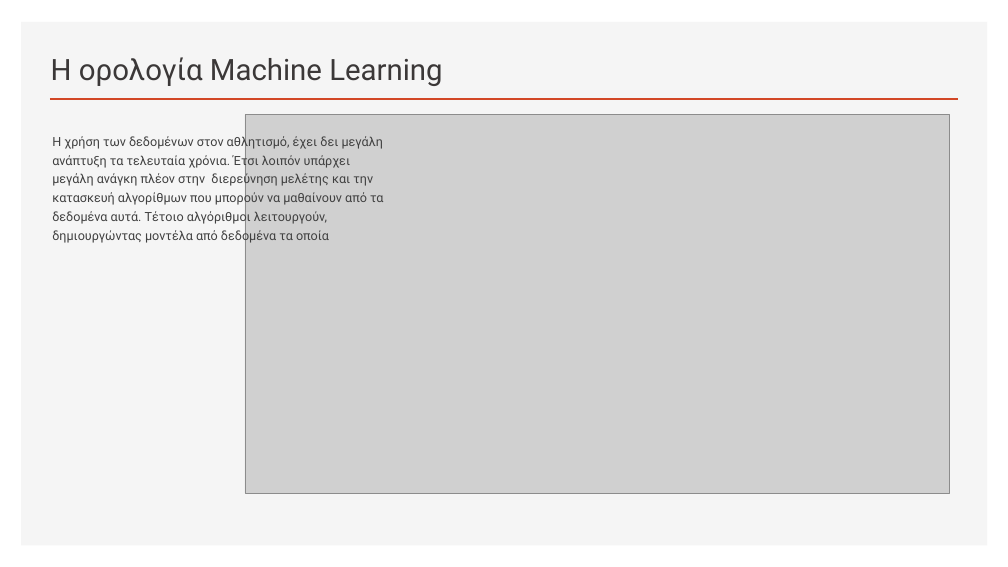
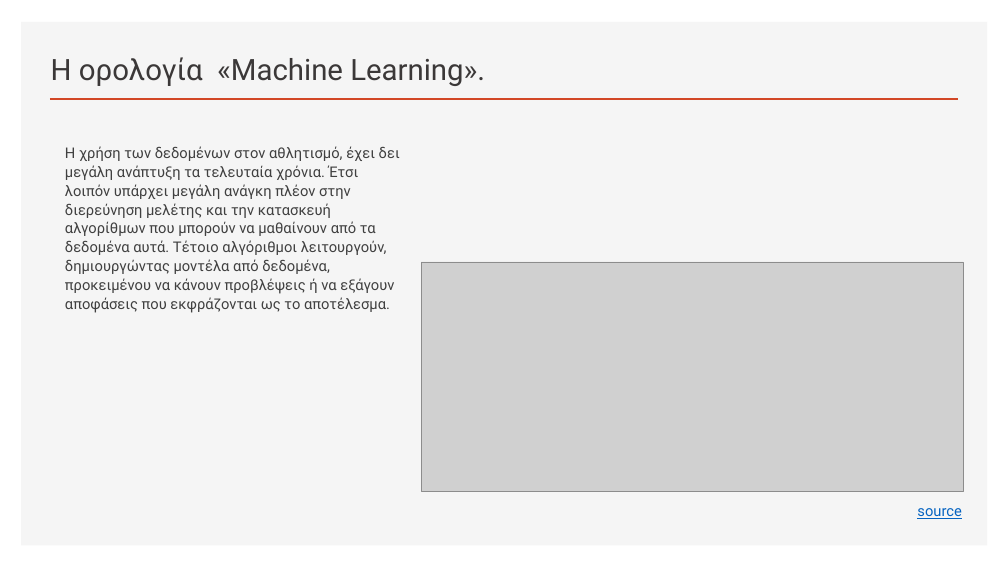
Before and after one commit to nikosbampis/Machine-Learning, a slide deck: slide 2 of machine-learning-12-13.pptx. Drawn at 1008x567 pixels with LibreOffice and Linux fonts; fonts in the diff are those of the drawing; grey boxes stand for pictures. Boxes give left, top, right and bottom in pixels: in the first picture for what was removed or moved away, otherwise in the second. Text is boxed around its words. In the diff, an @@ line names an element or a change of style, - is before the commit and + after.

Commit message:
orologia final

```diff
--- a/machine-learning-12-13.pptx
+++ b/machine-learning-12-13.pptx
@@ title at (x1=51, y1=57, x2=485, y2=86): text changed @@
-Η ορολογία Machine Learning
+Η ορολογία «Machine Learning».
@@ picture removed at (x1=245, y1=114, x2=950, y2=493) @@
@@ text at (x1=65, y1=146, x2=400, y2=313): text changed; size 12 to 14 pt @@
-Η χρήση των δεδομένων στον αθλητισμό, έχει δει μεγάλη ανάπτυξη τα τελευταία χρόνια. Έτσι λοιπόν υπάρχει μεγάλη ανάγκη πλέον στην διερεύνηση μελέτης και την κατασκευή αλγορίθμων που μπορούν να μαθαίνουν από τα δεδομένα αυτά. Τέτοιο αλγόριθμοι λειτουργούν, δημιουργώντας μοντέλα από δεδομένα τα οποία
+Η χρήση των δεδομένων στον αθλητισμό, έχει δει μεγάλη ανάπτυξη τα τελευταία χρόνια. Έτσι λοιπόν υπάρχει μεγάλη ανάγκη πλέον στην διερεύνηση μελέτης και την κατασκευή αλγορίθμων που μπορούν να μαθαίνουν από τα δεδομένα αυτά. Τέτοιο αλγόριθμοι λειτουργούν, δημιουργώντας μοντέλα από δεδομένα, προκειμένου να κάνουν προβλέψεις ή να εξάγουν αποφάσεις που εκφράζονται ως το αποτέλεσμα.
@@ picture added at (x1=421, y1=262, x2=963, y2=492) @@
@@ text added at (x1=917, y1=508, x2=961, y2=519), 14 pt, text #0563C1, underline @@
+source
```
